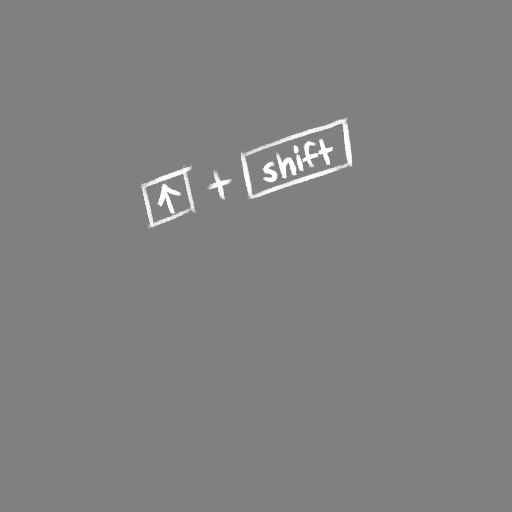
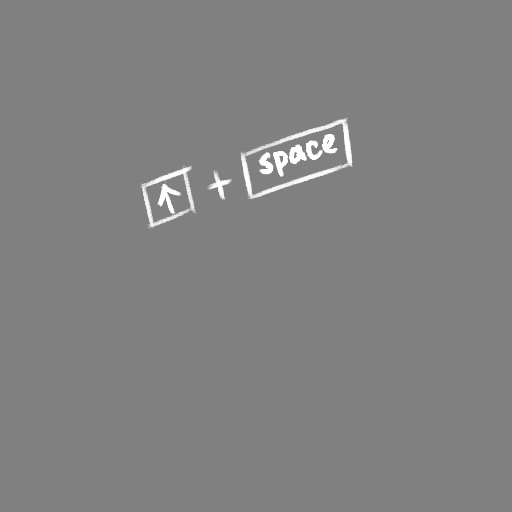
Before/after of a 512px x 512px layered artwork. What changed in the layer stack:
painted on "Layer 4" over [258, 134, 338, 183]
